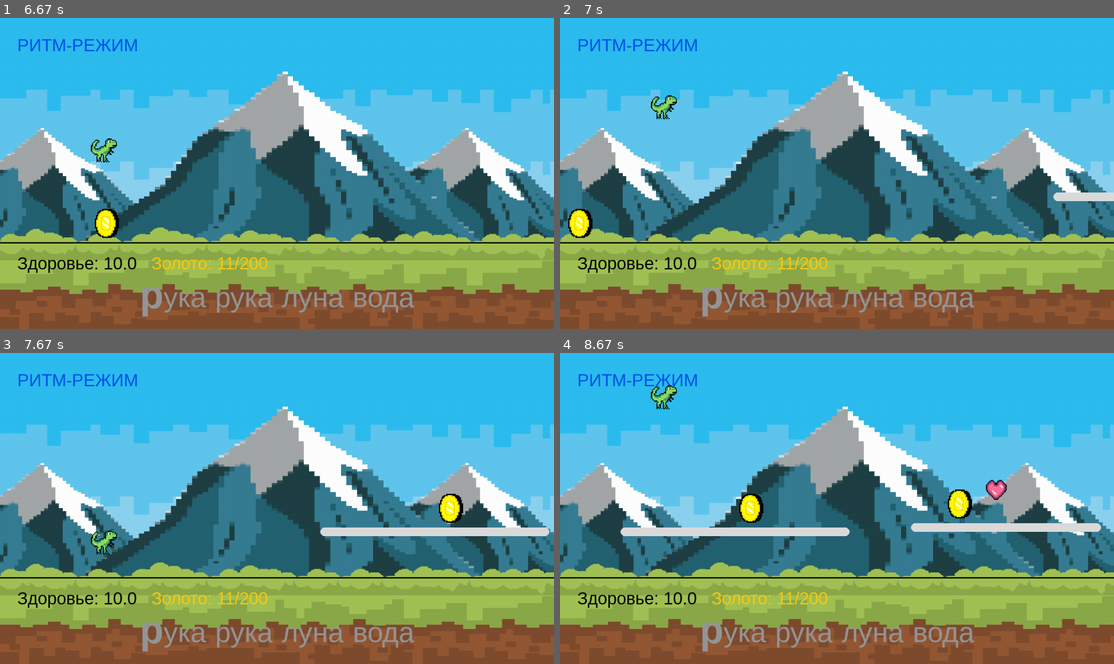
Above: before the commit, frames 1-4 (two rows, left to right).
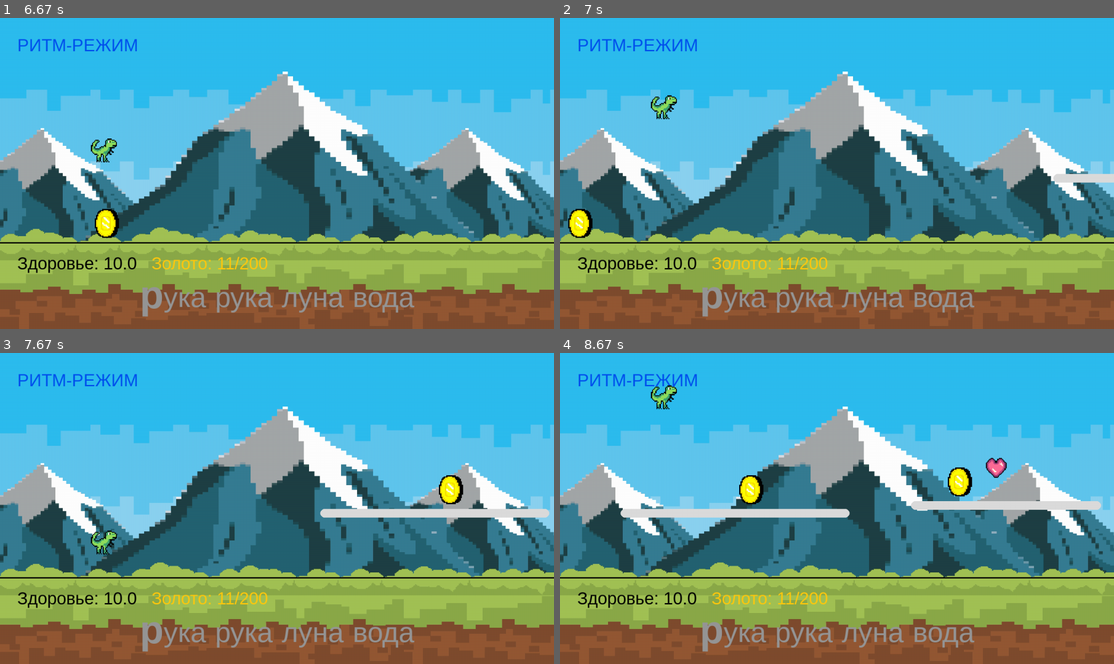
Above: after the commit, the same moments.

Repository: nayyykettt/python_pygame_game_2026
Game: pygame game, started from main.py
Two runs of this game, one before a commit and one after it. Both use one fixed random seed, a clock stepped at 60 frames per second and the inputs below.
Inputs (mouse positions are in pixels of both pictures, inside the frame that each line leads up to):
- Up to frame 1 (6.67 s): click "+" at 0.38 s; click (332, 241) at 0.72 s; click "-" at 1.05 s; click (343, 201) at 1.38 s; click "ЗАПУСТИТЬ" at 1.72 s; type "ann" at 2 s; tap Enter at 2.33 s; tap Space at 2.5, 2.9, 3.2, 3.73, 4.03, 4.23, 4.53, 5.13, 5.43, 5.57, 5.97, 6.27, 6.63 s
- Up to frame 2 (7 s): no input
- Up to frame 3 (7.67 s): tap Space at 7.03, 7.33, 7.53 s
- Up to frame 4 (8.67 s): tap Space at 7.83, 8.03, 8.37 s

Frame 1 is identical in both runs. In frame 2, 0.6% of the frame differs, in the area x 89-100%, y 50-59%; in frame 3, 2.8%; in frame 4, 5.5%, in the area x 10-98%, y 33-59%.

Commit message:
коментарии к коду

Diff:
--- a/main.py
+++ b/main.py
@@ -4,7 +4,7 @@
 from view import GameView
 from controller import GameController
 
-
+#Инициализация Экрана и игры
 def main():
     screen = pygame.display.set_mode((WIDTH, HEIGHT), pygame.FULLSCREEN)
     pygame.display.set_caption("Typing Dino MVC")
--- a/model.py
+++ b/model.py
@@ -2,6 +2,7 @@
 import time
 from settings import *
 
+#Базовый класс для объектов в игре.
 class GameObject:
     def __init__(self, x, y, width, height):
         self.rect = pygame.Rect(x, y, width, height)
@@ -9,6 +10,7 @@
     def move(self, speed):
         self.rect.x -= speed
 
+#класс Игрока.
 class Player(GameObject):
     def __init__(self, x, y, size):
         super().__init__(x, y, size, size)
@@ -20,9 +22,12 @@
             self.velocity_y = JUMP_VELOCITY_START
             self.jump_count += 1
 
+    #Алгоритм
     def update_physics(self, platforms):
+        #Передвигаем игрока по вертикали
         self.rect.y += self.velocity_y
 
+        #столкновение с платформой
         if self.velocity_y < 0:
             for plat in platforms:
                 if self.rect.colliderect(plat.rect):
@@ -32,13 +37,13 @@
 
         self.velocity_y += GRAVITY
         current_floor = GROUND_Y
-
+        #определяем находится ли игрок над платформой. Делаем её полом.
         for plat in platforms:
             if self.rect.right > plat.rect.left and self.rect.left < plat.rect.right:
                 if self.rect.bottom - self.velocity_y - GRAVITY <= plat.rect.top + PLATFORM_EXT_SIZE:
                     current_floor = plat.rect.top
                     break
-
+#Столкновение снизу
         if self.rect.bottom >= current_floor:
             self.rect.bottom = current_floor
             self.velocity_y = 0
@@ -67,12 +72,14 @@
         self.wrong_chars = 0
         self.total_chars = 0
 
+#Алгоритм
     def init_words(self, diff_idx):
         bank = WORDS_BANK[diff_idx]
         self.words = [random.choice(bank) for _ in range(WORDS_IN_ROW_COUNT)]
         self.current_idx = 0
         self.char_colors = [GRAY] * len(self.words[0])
 
+#Алгоритм писанины
     def process_input(self, char_typed, diff_idx) -> bool:
         if char_typed not in RUSSIAN_ALPHABET:
             return False
@@ -91,6 +98,7 @@
         self.current_idx += 1
         return damage_taken
 
+    #Алгоритм конца слова
     def check_word_completion(self, diff_idx) -> bool:
         if self.current_idx >= len(self.words[0]):
             self.words_typed += 1
@@ -110,6 +118,7 @@
         self.distance_since_last = 0
         self.next_dist = random.randint(*OBSTACLE_DISTANCE_RANGES[diff_idx])
 
+    #Алгоритм
     def _spawn_random_zone(self, model, start_x, width, base_y, diff_idx, chance=ZONE_CHANCE_EASY):
         if random.random() > chance or width < ZONE_WIDTH + ZONE_WIDTH_SPAWN:
             return
@@ -126,6 +135,7 @@
 
         model.zones.append(Zone(zx, zy, ZONE_WIDTH, ZONE_HEIGHT, z_type))
 
+    #Алгоритм
     def _spawn_heal(self, model, start_x, width, base_y):
         if random.random() > HEAL_CHANCE or width < HEAL_SIZE + HEAL_MIN_PADDING_X * 2:
             return
@@ -134,14 +144,17 @@
         hy = base_y - HEAL_SIZE - random.randint(0, HEAL_SPAWN_HEIGHT_VARIATION)
         model.heals.append(HealItem(hx, hy, HEAL_SIZE, HEAL_SIZE))
 
+    #Алгоритм
     def generate_chunk(self, model, speed, diff_idx):
         self.distance_since_last += speed
         if self.distance_since_last < self.next_dist:
             return
 
+        #расстояние за прыжок
         jump_frames = (2 * abs(JUMP_VELOCITY_START)) / GRAVITY
         max_jump_dist = jump_frames * speed
 
+        #Случайная генерация
         chunk_types = ["ground_rush", "random_platforms", "pit"]
         weights = CHUNK_WEIGHTS_EASY if diff_idx == 0 else CHUNK_WEIGHTS_HARD
         selected = random.choices(chunk_types, weights=weights)[0]
@@ -149,6 +162,7 @@
 
         x_start = WIDTH + SPAWN_OFFSET_X
 
+#генерация по типам
         if selected == "ground_rush":
             length = random.randint(GROUND_MIN_LENGTH, GROUND_MAX_LENGTH)
             chunk_width = length
@@ -215,6 +229,7 @@
 
         self.reset_state()
 
+    #Алгоритм
     def reset_state(self):
         self.hp = MAX_HP
         self.gold = START_GOLD
@@ -236,6 +251,7 @@
         self.word_manager.init_words(self.diff_idx)
         self.generator.reset(self.diff_idx)
 
+    #Алгоритм
     def update(self):
         if self.game_over: return
 
@@ -250,6 +266,7 @@
         self._check_collisions()
         self._check_game_over()
 
+    #Алгоритм
     def _move_objects(self, speed):
         for obj_list in [self.platforms, self.pits, self.obstacles, self.heals, self.zones]:
             for obj in obj_list[:]:
@@ -257,6 +274,7 @@
                 if obj.rect.right < 0:
                     obj_list.remove(obj)
 
+    #Алгоритм
     def _check_collisions(self):
         for pit in self.pits:
             if pit.rect.left + PIT_COLLISION_MARGIN < self.player.rect.centerx < pit.rect.right - PIT_COLLISION_MARGIN:
@@ -282,6 +300,7 @@
                     self.coin_collected = True
                 self.zones.remove(zone)
 
+    #Алгоритм
     def _check_game_over(self):
         if self.hp <= 0 or self.gold >= TARGET_GOLD:
             self.game_over = True
--- a/settings.py
+++ b/settings.py
@@ -1,5 +1,6 @@
 import pygame
 pygame.init()
+#Константы, магические числа, загрузки, цвета и прочее
 
 infoObject = pygame.display.Info()
 WIDTH, HEIGHT = infoObject.current_w, infoObject.current_h
@@ -125,7 +126,7 @@
 PLAT_MIN_WIDTH = 200
 PLAT_MAX_WIDTH = 600
 PLAT_MIN_HEIGHT = 60
-PLAT_MAX_HEIGHT = 150
+PLAT_MAX_HEIGHT = 220
 PLAT_THICKNESS = 20
 PLAT_OBSTACLE_CHANCE = 0.35
 PLAT_MIN_OBSTACLE = 300
@@ -211,3 +212,45 @@
 SOUND_VOLUME_DEFAULT = 0.5
 
 FONT_PATH = "fonts/Roboto-VariableFont_wdth,wght.ttf"
+
+TEST_OBJ_SIZE = 50
+TEST_OBJ_SIZE_SMALL = 10
+TEST_MOVE_SPEED = 10
+TEST_MOVE_SPEED_SMALL = 5
+TEST_ZERO_SPEED = 0
+TEST_PLAYER_POS_X = 100
+TEST_PLAYER_POS_Y = 100
+TEST_JUMP_COUNT = 2
+TEST_GRAVITY_FRAMES = 2
+TEST_LARGE_DISTANCE = 999999
+TEST_PIT_OFFSET_LARGE = 999
+TEST_HP_OFFSET = 0.5
+TEST_WAIT_TIME = 0.01
+TEST_GOLD_AMOUNT = 1
+TEST_GOLD_AMOUNT_BLUE = 4
+TEST_GOLD_AMOUNT_PLUS = 6
+TEST_DAMAGE_BASE = 1.0
+TEST_DAMAGE_MINUS = 0.9
+TEST_DAMAGE_PLUS = 1.1
+TEST_TIME_TOTAL = 10.0
+TEST_TIME_TOTAL_SMALL = 5.0
+TEST_RECT_EDGE = 10
+TEST_RECT_OUTSIDE = 11
+TEST_BUTTON_ACTION = "my_action"
+TEST_BUTTON_TEXT = "Hello"
+TEST_BUTTON_TEXT_DEFAULT = "Test"
+TEST_ZONE_TYPE_YELLOW = "yellow"
+TEST_ZONE_TYPE_BLUE = "blue"
+TEST_ACTION_DIFF_MINUS = "diff_minus"
+TEST_ACTION_Y_GOLD_MINUS = "y_gold_minus"
+TEST_ACTION_B_GOLD_MINUS = "b_gold_minus"
+TEST_ACTION_C_DMG_MINUS = "c_dmg_minus"
+TEST_ACTION_O_DMG_MINUS = "o_dmg_minus"
+TEST_ACTION_HEAL_MINUS = "heal_minus"
+TEST_CHAR_WRONG = "ы"
+TEST_CHAR_NON_RUSSIAN = "a"
+TEST_OVERLAY_TITLE = "Test"
+TEST_OVERLAY_SUBTITLE = "Subtest"
+TEST_OVERLAY_COLOR = (0, 0, 0)
+TEST_WORDS_BANK_0 = ["вода", "небо", "луна", "стол", "стул", "рука", "нога", "глаз", "день", "ночь"]
+TEST_WORDS_BANK_1 = ["книга", "дверь", "дождь", "город", "рынок", "ведро", "птица", "актер", "океан", "трава"]
